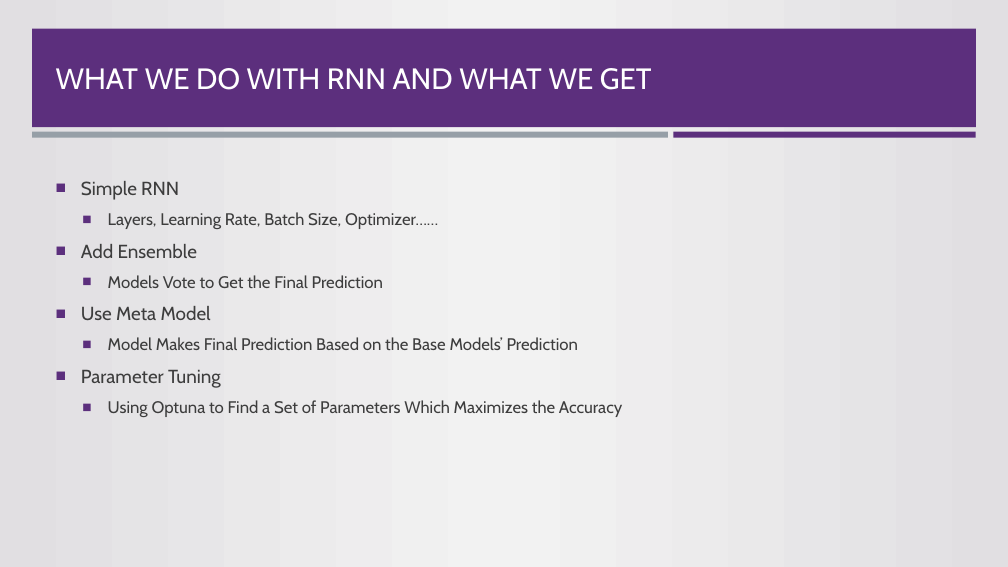
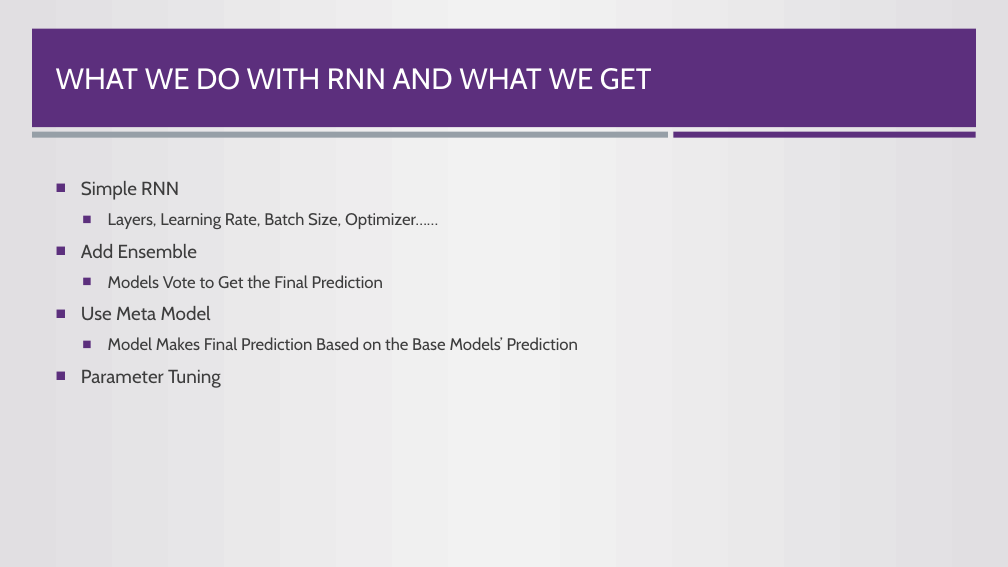
Before and after one commit to sunyrain/MLTask, a slide deck: slide 8 of Presentation.pptx (slide 6 before the commit). Drawn at 1008x567 pixels with LibreOffice and Linux fonts; fonts in the diff are those of the drawing; background and template pictures are left out. Boxes give left, top, right and bottom in pixels: in the first picture for what was removed or moved away, otherwise in the second. Text is boxed around its words. In the diff, an @@ line names an element or a change of style, - is before the commit and + after.

```diff
--- a/Presentation.pptx
+++ b/Presentation.pptx
@@ text at [108, 400, 622, 417]: paragraph removed @@
-  ■ Using Optuna to Find a Set of Parameters Which Maximizes the Accuracy
```
Also in this commit, not shown: 2 other slides changed, 1 slide added, 7 slides removed.
